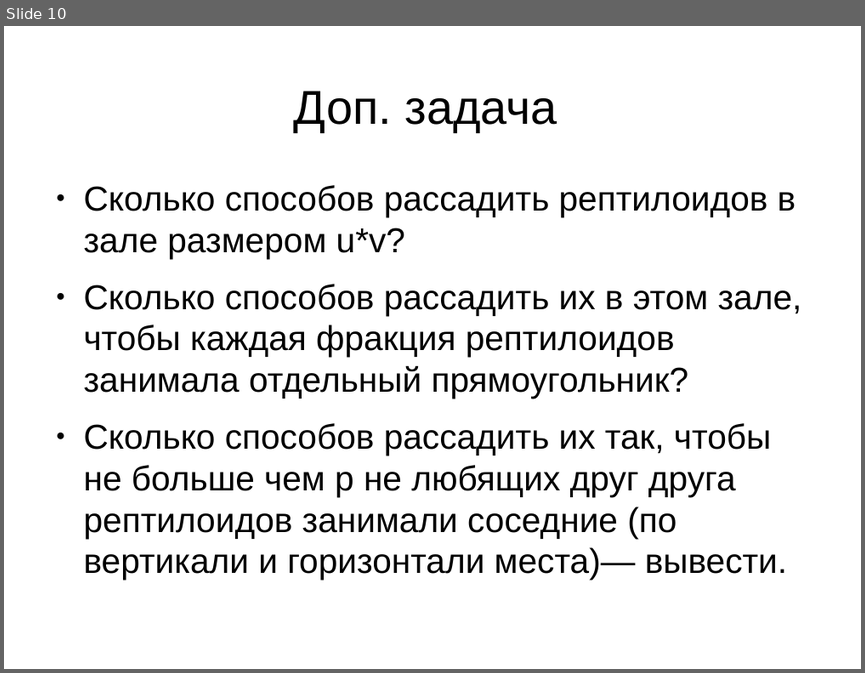
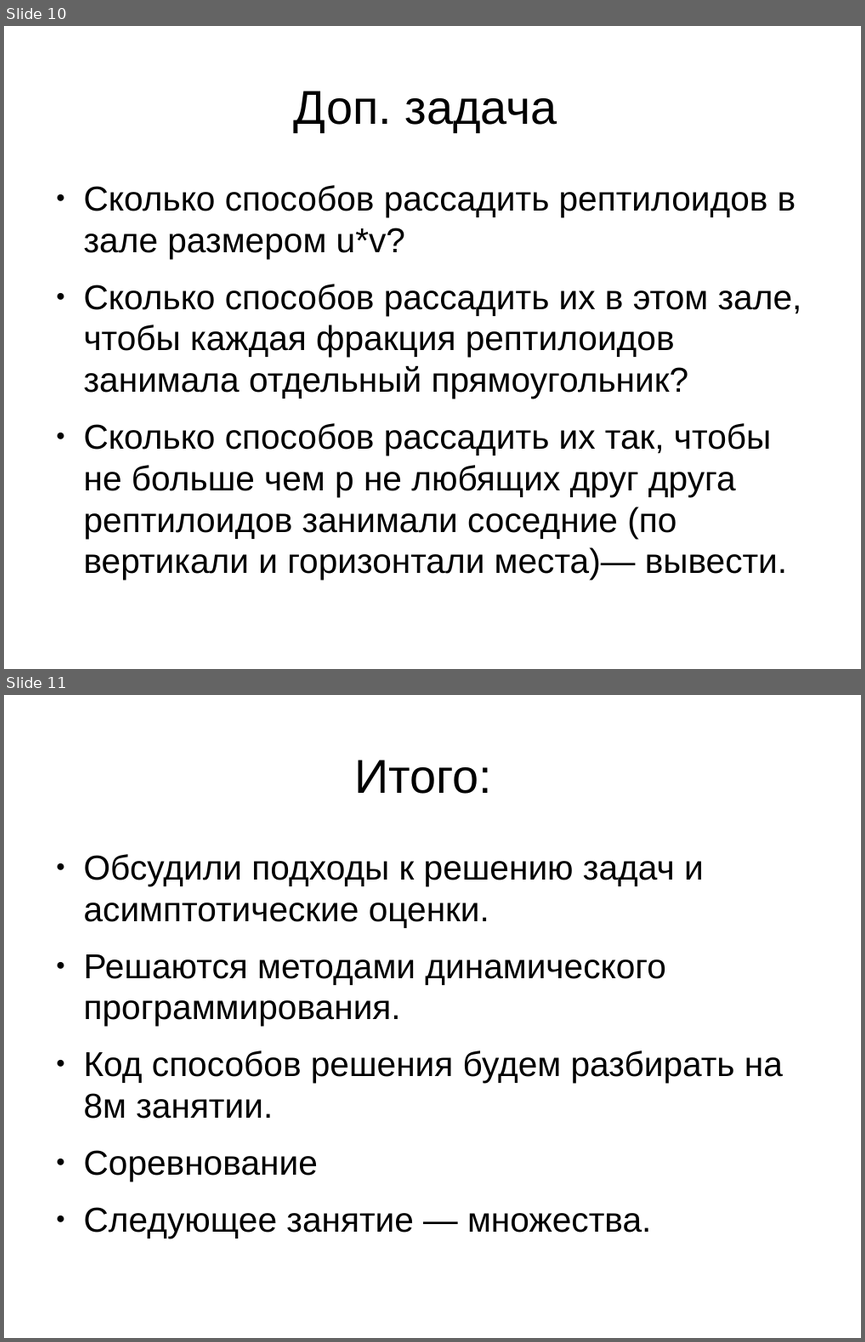
Before and after one commit to gritsulyak/School, a slide deck: 4/reptiloids.odp. Shown one above the other, each under a label of ours: slide 10 before the commit, slides 10 and 11 after it. The pictures are 865x673 and 865x1342 pixels, drawn with LibreOffice and Linux fonts; fonts in the diff are those of the drawing. Boxes give left, top, right and bottom in pixels: in the first picture for what was removed or moved away, otherwise in the second. Text is boxed around its words. In the diff, an @@ line names an element or a change of style, - is before the commit and + after.

```diff
--- a/4/reptiloids.odp
+++ b/4/reptiloids.odp
@@ slide 11 added at (x1=4, y1=695, x2=861, y2=1338), background #FFFFFF @@
@@ title added at (x1=354, y1=760, x2=492, y2=794), 44 pt, text #000000 @@
+Итого:
@@ text added at (x1=84, y1=854, x2=783, y2=1237), 32 pt, text #000000 @@
+● Обсудили подходы к решению задач и асимптотические оценки.
+● Решаются методами динамического программирования.
+● Код способов решения будем разбирать на 8м занятии.
+● Соревнование
+● Следующее занятие — множества.
```
Also in this commit, not shown: 4 slides changed, 3 other files.
